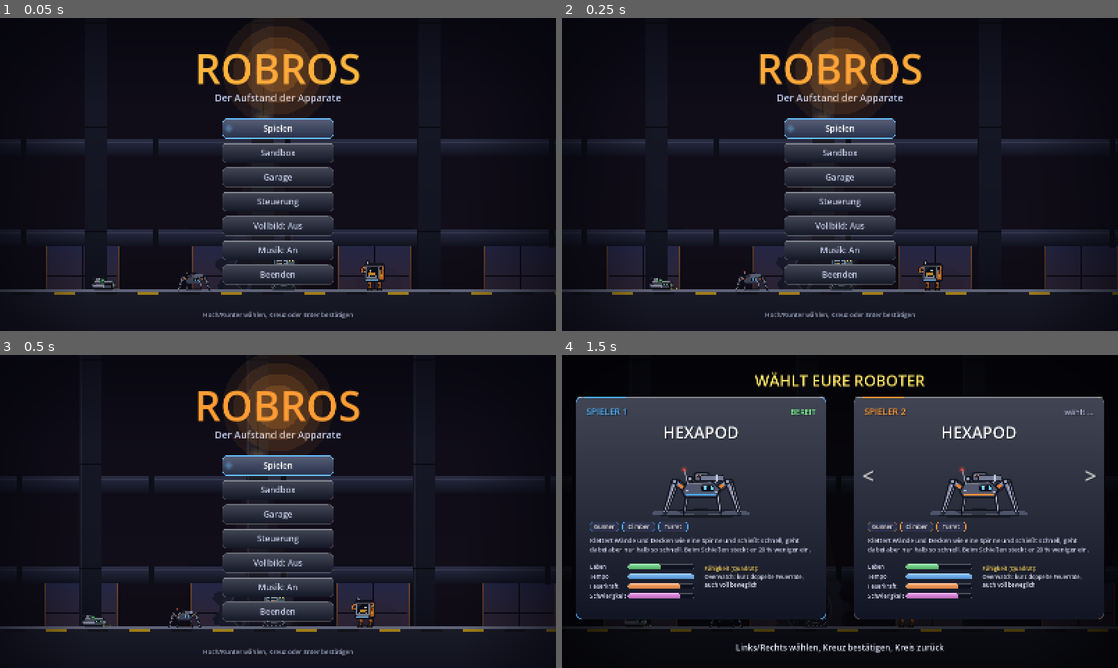
Above: before the commit, frames 1-4 (two rows, left to right).
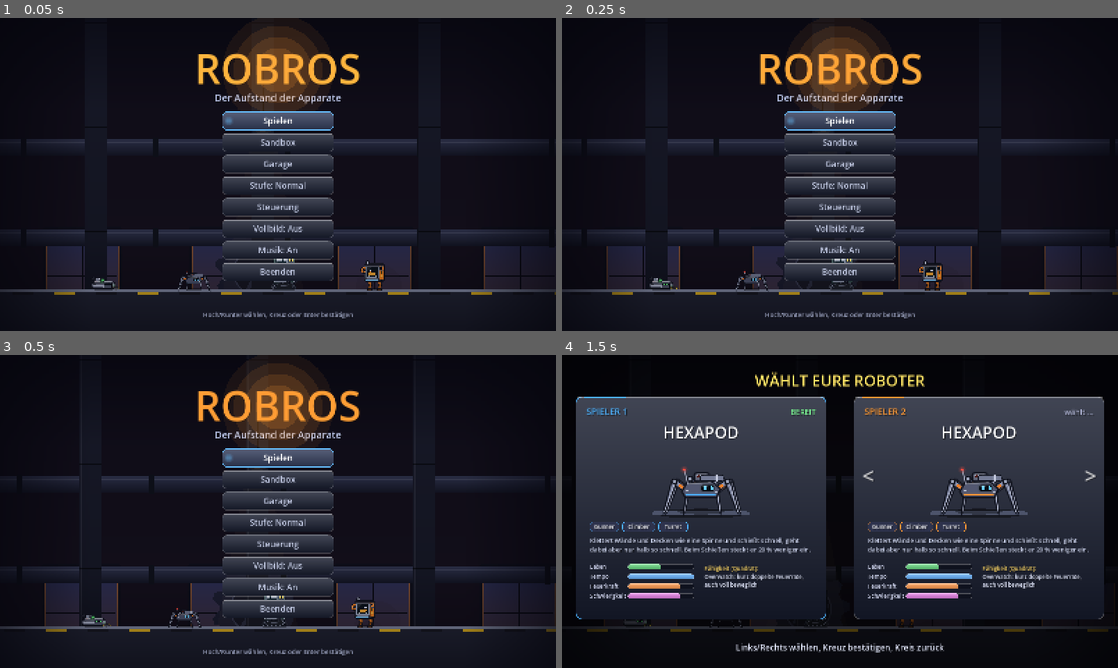
Above: after the commit, the same moments.

Repository: BearsinK/Ares
Game: Godot game, scene res://scenes/title.tscn
Two runs of this game, one before a commit and one after it. Both use one fixed random seed, a clock stepped at 60 frames per second and the inputs below.
Inputs (mouse positions are in pixels of both pictures, inside the frame that each line leads up to):
- Up to frame 1 (0.05 s): no input
- Up to frame 2 (0.25 s): no input
- Up to frame 3 (0.5 s): no input
- Up to frame 4 (1.5 s): tap Enter (p1_confirm) at 0.5, 0.6 s; move the mouse to (962, 495) at 0.52 s; hold D (p1_right) from 0.53 s (still down); click (962, 495) at 0.67 s; tap Space (p1_jump) at 0.77, 1.07 s; move the mouse to (728, 527) at 1.27 s; tap E (p1_ability) at 1.35 s

The runs differ from the first frame. In frame 1, 5.4% of the frame differs, in the area x 40-60%, y 29-86%; in frame 2, 5.4%; in frame 3, 5.4%; in frame 4, nothing differs.

Commit message:
Schwierigkeitsstufen Rookie, Normal, Hardcore im Titelmenue
- Faktoren auf Gegner-Leben, Schaden und Spawnrate, Chips-Faktor am Laufende (Meta.DIFFICULTIES)
- Auswahl im Titelmenue mit Links/Rechts oder Kreuz, wird gespeichert, Stufe im HUD sichtbar
- Menuespalt angepasst (acht Eintraege), neuer difficulty_test

Co-Authored-By: Claude Sonnet 5.5 <noreply@anthropic.com>
Claude-Session: https://claude.ai/code/session_01LWfhWxkDekTWkUA5NKCt1X

Diff:
--- a/scripts/data/meta.gd
+++ b/scripts/data/meta.gd
@@ -30,6 +30,21 @@
 	},
 }
 
+## Schwierigkeitsgrade (Titelmenue): Faktoren auf Gegner-Leben, -Schaden und Spawnrate, dazu Chips-Faktor am Laufende.
+const DIFFICULTIES := [
+	{"id": "easy", "name": "Rookie", "hp": 0.75, "damage": 0.7, "credits": 0.85, "chips": 0.6,
+		"text": "Gegner haben weniger Leben und machen weniger Schaden. Chips x0,6"},
+	{"id": "normal", "name": "Normal", "hp": 1.0, "damage": 1.0, "credits": 1.0, "chips": 1.0,
+		"text": "So ist das Spiel gedacht."},
+	{"id": "hard", "name": "Hardcore", "hp": 1.35, "damage": 1.3, "credits": 1.15, "chips": 1.7,
+		"text": "Zähere, härtere Gegner und mehr davon. Chips x1,7"},
+]
+
+
+static func difficulty_data() -> Dictionary:
+	return DIFFICULTIES[clampi(SaveData.difficulty(), 0, DIFFICULTIES.size() - 1)]
+
+
 # Freischaltungen: Klassen und Waffen, die im Shop erscheinen duerfen.
 const CLASS_UNLOCKS := {"vending": 50, "printer": 80}
 const WEAPON_UNLOCKS := {"shotgun": 30, "rocket": 40, "beam": 40, "sniper": 60}
@@ -60,4 +75,4 @@
 ## Chips fuer einen Lauf: Fortschritt, Kills, Stufe und ein Bonus fuer den Boss.
 static func chips_for_run(waves_cleared: int, kills: int, level: int, boss_defeated: bool) -> int:
 	var total := waves_cleared * 6 + kills / 25 + level * 2 + (100 if boss_defeated else 0)
-	return maxi(5, total)
+	return maxi(5, int(round(float(total) * float(difficulty_data().chips))))
--- a/scripts/data/save_data.gd
+++ b/scripts/data/save_data.gd
@@ -33,7 +33,7 @@
 	return {
 		"chips": 0, "levels": {}, "classes": [], "weapons": [],
 		"stats": {"runs": 0, "best_wave": 0, "kills": 0, "boss_kills": 0, "best_time": 0},
-		"music": true, "fullscreen": false,
+		"music": true, "fullscreen": false, "difficulty": 1,
 	}
 
 
@@ -115,6 +115,18 @@
 	return bool(_data.music)
 
 
+## 0 = Rookie, 1 = Normal, 2 = Hardcore (siehe Meta.DIFFICULTIES).
+static func difficulty() -> int:
+	_ensure()
+	return int(_data.get("difficulty", 1))
+
+
+static func set_difficulty(value: int) -> void:
+	_ensure()
+	_data.difficulty = value
+	save()
+
+
 static func fullscreen_enabled() -> bool:
 	_ensure()
 	return bool(_data.get("fullscreen", false))
--- a/scripts/game/director.gd
+++ b/scripts/game/director.gd
@@ -58,11 +58,11 @@
 
 
 func hp_scale() -> float:
-	return (1.0 + difficulty() * 0.3) * float(modifier.get("hp", 1.0))
+	return (1.0 + difficulty() * 0.3) * float(modifier.get("hp", 1.0)) * float(Meta.difficulty_data().hp)
 
 
 func damage_scale() -> float:
-	return 1.0 + difficulty() * 0.12
+	return (1.0 + difficulty() * 0.12) * float(Meta.difficulty_data().damage)
 
 
 ## Neue Welle: die Punkte beginnen mit einem kleinen Startvorrat.
@@ -89,7 +89,7 @@
 	if not enabled:
 		return
 	time += delta
-	_credits += (0.8 + 0.45 * difficulty()) * float(modifier.get("credits", 1.0)) * delta
+	_credits += (0.8 + 0.45 * difficulty()) * float(modifier.get("credits", 1.0)) * float(Meta.difficulty_data().credits) * delta
 	_spawn_timer -= delta
 	if _spawn_timer > 0.0 or enemies.size() >= current_cap():
 		return
--- a/scripts/game/hud.gd
+++ b/scripts/game/hud.gd
@@ -329,6 +329,9 @@
 		clock = "Geschafft!"
 	if main.sandbox:
 		_text(Vector2(0, 104), "SANDBOX", 14, Color(1.0, 0.85, 0.4), HORIZONTAL_ALIGNMENT_CENTER, view.x)
+	elif SaveData.difficulty() != 1:
+		var hard := SaveData.difficulty() > 1
+		_text(Vector2(0, 104), String(Meta.difficulty_data().name).to_upper(), 14, Color(1.0, 0.5, 0.4) if hard else Color(0.6, 0.9, 0.7), HORIZONTAL_ALIGNMENT_CENTER, view.x)
 	var panel := Rect2(Vector2(view.x * 0.5 - 130.0, 8.0), Vector2(260.0, 82.0))
 	Art.rrect(_canvas, panel, Color(0.04, 0.05, 0.09, 0.72), 12.0)
 	Art.rrect_line(_canvas, panel, Color(1, 1, 1, 0.2), 12.0, 2.0)
--- a/scripts/game/title_screen.gd
+++ b/scripts/game/title_screen.gd
@@ -4,7 +4,7 @@
 
 enum State { MAIN, SELECT, CONTROLS, WORKSHOP, STARTING, SANDBOX }
 
-const MENU_ITEMS: Array[String] = ["Spielen", "Sandbox", "Garage", "Steuerung", "Vollbild", "Musik", "Beenden"]
+const MENU_ITEMS: Array[String] = ["Spielen", "Sandbox", "Garage", "Schwierigkeit", "Steuerung", "Vollbild", "Musik", "Beenden"]
 const COUNTDOWN := 1.1
 
 var state := State.MAIN
@@ -80,9 +80,15 @@
 	if UiKit.pressed("down"):
 		cursor = (cursor + 1) % MENU_ITEMS.size()
 		Sfx.play("switch")
+	if MENU_ITEMS[cursor] == "Schwierigkeit":
+		# Links/Rechts stellt die Schwierigkeit direkt um.
+		if UiKit.pressed("left") or UiKit.pressed("right"):
+			_cycle_difficulty(1 if UiKit.pressed("right") else -1)
 	if UiKit.confirm():
 		Sfx.play("pickup")
 		match MENU_ITEMS[cursor]:
+			"Schwierigkeit":
+				_cycle_difficulty(1)
 			"Spielen":
 				state = State.SELECT
 				locked = [false, false]
@@ -102,6 +108,12 @@
 				Music.set_enabled(not Music.enabled)
 			"Beenden":
 				get_tree().quit()
+
+
+func _cycle_difficulty(step: int) -> void:
+	var count := Meta.DIFFICULTIES.size()
+	SaveData.set_difficulty((SaveData.difficulty() + step + count) % count)
+	Sfx.play("switch")
 
 
 ## Alle Zeilen der Werkstatt: Upgrades, dann Klassen und Waffen zum Freischalten.
@@ -293,6 +305,8 @@
 		return "Musik: %s" % ("An" if Music.enabled else "Aus")
 	if MENU_ITEMS[index] == "Vollbild":
 		return "Vollbild: %s" % ("An" if InputSetup.is_fullscreen() else "Aus")
+	if MENU_ITEMS[index] == "Schwierigkeit":
+		return "Stufe: %s" % String(Meta.difficulty_data().name)
 	return MENU_ITEMS[index]
 
 
@@ -303,9 +317,14 @@
 	UiKit.text(_ui, Vector2(0, 240), "Der Aufstand der Apparate", 28, Color(0.8, 0.85, 1.0), HORIZONTAL_ALIGNMENT_CENTER, view.x)
 	Art.glow(_ui, Vector2(view.x * 0.5, 150), 160.0, Color(1.0, 0.6, 0.2))
 	for i in MENU_ITEMS.size():
-		var rect := Rect2(Vector2(view.x * 0.5 - 160, 290 + i * 70), Vector2(320, 56))
+		var rect := Rect2(Vector2(view.x * 0.5 - 160, 270 + i * 62), Vector2(320, 52))
 		UiKit.button(_ui, rect, _item_label(i), i == cursor and state == State.MAIN)
-	UiKit.text(_ui, Vector2(0, view.y - 40), "Hoch/Runter wählen, Kreuz oder Enter bestätigen", 18, Color(0.65, 0.68, 0.8), HORIZONTAL_ALIGNMENT_CENTER, view.x)
+	if MENU_ITEMS[cursor] == "Schwierigkeit" and state == State.MAIN:
+		UiKit.text(_ui, Vector2(0, view.y - 70), String(Meta.difficulty_data().text), 20, Color(1.0, 0.85, 0.5), HORIZONTAL_ALIGNMENT_CENTER, view.x)
+	var hint := "Hoch/Runter wählen, Kreuz oder Enter bestätigen"
+	if MENU_ITEMS[cursor] == "Schwierigkeit" and state == State.MAIN:
+		hint = "Links/Rechts oder Kreuz: Stufe wechseln"
+	UiKit.text(_ui, Vector2(0, view.y - 40), hint, 18, Color(0.65, 0.68, 0.8), HORIZONTAL_ALIGNMENT_CENTER, view.x)
 
 
 func _draw_sandbox(view: Vector2) -> void:
--- /dev/null
+++ b/tests/difficulty_test.gd
@@ -0,0 +1,73 @@
+extends Node
+## Test der Schwierigkeitsstufen: Gegnerwerte, Spawnrate, Chips und die Auswahl im Titelmenue.
+## Ausfuehren: godot --headless --path . res://tests/difficulty_test.tscn
+
+var failures := 0
+
+
+func _check(condition: bool, message: String) -> void:
+	if condition:
+		print("OK    ", message)
+	else:
+		print("FEHLER ", message)
+		failures += 1
+
+
+func _tap(action: String) -> void:
+	await get_tree().process_frame
+	Input.action_press(action)
+	await get_tree().process_frame
+	await get_tree().process_frame
+	Input.action_release(action)
+	await get_tree().process_frame
+
+
+func _ready() -> void:
+	_run.call_deferred()
+
+
+func _run() -> void:
+	SaveData.persist = false
+	SaveData.reset()
+	_check(SaveData.difficulty() == 1 and String(Meta.difficulty_data().id) == "normal", "Standard ist Normal")
+
+	var director := Director.new()
+	director.wave = 5
+	director.wave_progress = 0.5
+	var normal_hp := director.hp_scale()
+	var normal_damage := director.damage_scale()
+	var normal_chips := Meta.chips_for_run(5, 200, 8, false)
+	SaveData.set_difficulty(0)
+	_check(director.hp_scale() < normal_hp * 0.8 and director.damage_scale() < normal_damage * 0.8, "Rookie: Gegner haben weniger Leben und Schaden (%.2f / %.2f)" % [director.hp_scale(), director.damage_scale()])
+	_check(Meta.chips_for_run(5, 200, 8, false) < normal_chips, "Rookie gibt weniger Chips")
+	SaveData.set_difficulty(2)
+	_check(director.hp_scale() > normal_hp * 1.3 and director.damage_scale() > normal_damage * 1.25, "Hardcore: Gegner sind zaeher und gefaehrlicher (%.2f / %.2f)" % [director.hp_scale(), director.damage_scale()])
+	_check(Meta.chips_for_run(5, 200, 8, false) > normal_chips * 1.5, "Hardcore gibt deutlich mehr Chips (%d gegen %d)" % [Meta.chips_for_run(5, 200, 8, false), normal_chips])
+	var more := float(Meta.DIFFICULTIES[2].credits) > float(Meta.DIFFICULTIES[1].credits) and float(Meta.DIFFICULTIES[0].credits) < float(Meta.DIFFICULTIES[1].credits)
+	_check(more, "Hardcore spawnt schneller, Rookie langsamer")
+	director.free()
+	SaveData.set_difficulty(1)
+
+	# Titelmenue: Links/Rechts und Bestaetigen schalten durch, gespeichert wird die Wahl.
+	var title: Node = load("res://scenes/title.tscn").instantiate()
+	add_child(title)
+	await get_tree().create_timer(0.4, true, false, true).timeout
+	var index: int = title.MENU_ITEMS.find("Schwierigkeit")
+	_check(index >= 0, "Das Titelmenue hat den Eintrag Schwierigkeit")
+	title.cursor = index
+	await _tap("p1_right")
+	_check(SaveData.difficulty() == 2, "Rechts: Hardcore")
+	await _tap("p1_right")
+	_check(SaveData.difficulty() == 0, "Weiter rechts: wieder Rookie")
+	await _tap("p1_left")
+	_check(SaveData.difficulty() == 2, "Links: zurueck zu Hardcore")
+	await get_tree().create_timer(0.6, true, false, true).timeout
+	await _tap("p1_confirm")
+	_check(SaveData.difficulty() == 0, "Bestaetigen schaltet auch weiter")
+	_check(title._item_label(index) == "Stufe: Rookie", "Der Eintrag zeigt die Stufe (%s)" % title._item_label(index))
+	SaveData.set_difficulty(1)
+	title.set_process(false)
+	title.queue_free()
+
+	print("Fertig, Fehler: ", failures)
+	get_tree().quit(1 if failures > 0 else 0)
--- /dev/null
+++ b/tests/difficulty_test.tscn
@@ -0,0 +1,6 @@
+[gd_scene load_steps=2 format=3]
+
+[ext_resource type="Script" path="res://tests/difficulty_test.gd" id="1_test"]
+
+[node name="DifficultyTest" type="Node"]
+script = ExtResource("1_test")
Not shown, added: tests/difficulty_test.gd.uid
Not shown, changed: CLAUDE.md
Not shown, changed: README.md
